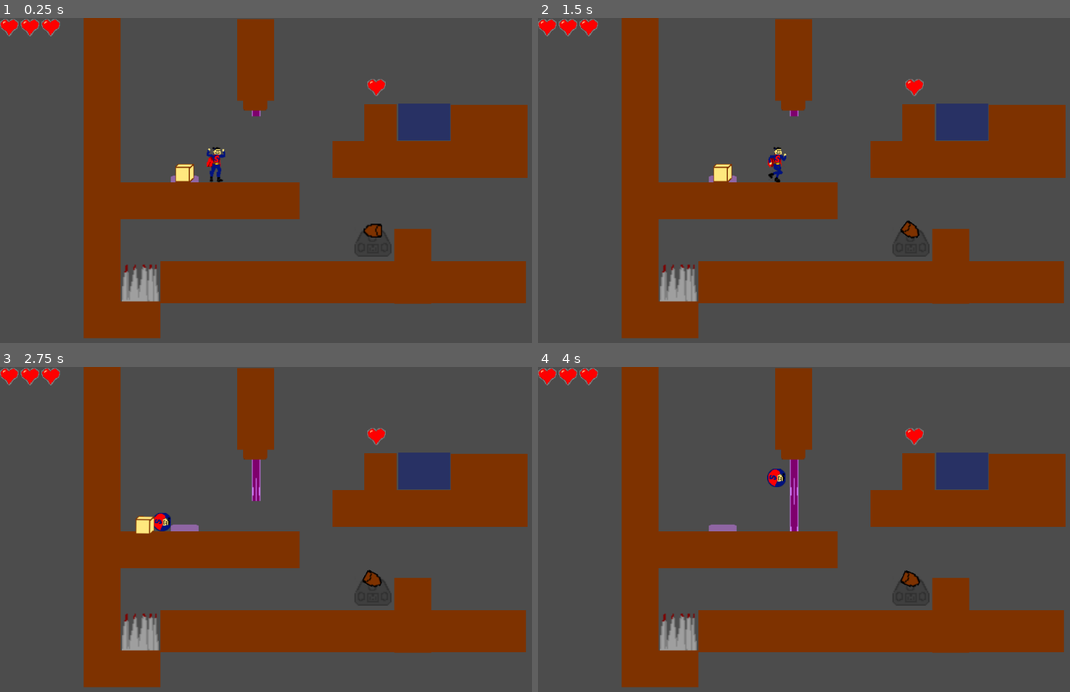
Above: before the commit, frames 1-4 (two rows, left to right).
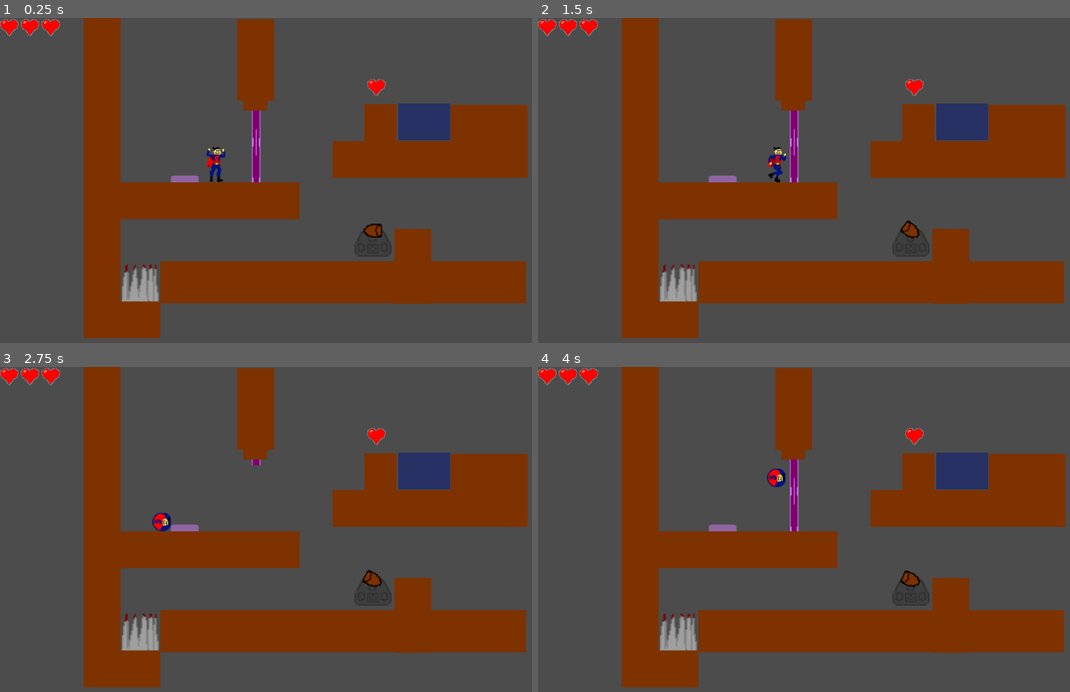
Above: after the commit, the same moments.

Repository: epielemeier/SacrificialSam
Game: Godot game, scene res://Level.tscn
Two runs of this game, one before a commit and one after it. Both use one fixed random seed, a clock stepped at 60 frames per second and the inputs below.
Inputs:
- Up to frame 1 (0.25 s): no input
- Up to frame 2 (1.5 s): tap Enter at 0.5 s; hold Z (dash) 0.53-1.28 s; hold Right (ui_right) from 0.53 s (still down); tap Space (ui_select) at 0.77 s; tap X (interact) at 1.35 s
- Up to frame 3 (2.75 s): tap Space (ui_select) at 1.52 s; release Right (ui_right) at 2.03 s; hold Left (ui_left) from 2.03 s (still down); tap C (shrink) at 2.1 s
- Up to frame 4 (4 s): release Left (ui_left) at 2.78 s; hold Right (ui_right) from 2.78 s (still down); tap Z (dash) at 2.85 s; tap Space (ui_select) at 3.02, 3.77 s; tap X (interact) at 3.6 s

The runs differ from the first frame. In frame 1, 0.6% of the frame differs, in the area x 32-50%, y 30-51%; in frame 2, 0.6%; in frame 3, 0.4%; in frame 4, nothing differs.
Error in both runs: Attempt to call function 'is_interacting_with' in base 'null instance' on a null instance. (res://Level.gd:55)

Commit message:
Pressure plate supports multiple bodies inside it

Diff:
--- a/Door.gd
+++ b/Door.gd
@@ -1,16 +1,16 @@
 extends StaticBody2D
 
 func ready():
-	close(null)
+	close()
 
-func close(body):
+func close():
 	$DoorTween.interpolate_property($TextureProgress, "value",
 		$TextureProgress.value, 100, 1,
 		Tween.TRANS_LINEAR, Tween.EASE_IN_OUT)
 	$DoorTween.start()
 	$CollisionShape2D.disabled = false
 
-func open(body):
+func open():
 	$DoorTween.interpolate_property($TextureProgress, "value",
 		$TextureProgress.value, 20, 1,
 		Tween.TRANS_LINEAR, Tween.EASE_IN_OUT)
--- a/Door.tscn
+++ b/Door.tscn
@@ -9,7 +9,7 @@
 custom_solver_bias = 0.0
 extents = Vector2( 10, 11.4789 )
 
-[node name="Door" type="StaticBody2D" index="0"]
+[node name="Door" type="StaticBody2D"]
 
 input_pickable = false
 collision_layer = 16
--- a/Level.gd
+++ b/Level.gd
@@ -12,8 +12,8 @@
 		child.connect("area_exited", self, "_on_WaterTile_area_exited")
 	for child in $HeartCollectibles.get_children():
 		child.connect("body_entered", self, "_on_HeartCollectible_body_entered", [child])
-	$PressurePlate.connect("body_entered", $Door, "open")
-	$PressurePlate.connect("body_exited", $Door, "close")
+	$PressurePlate.connect("is_pressed", $Door, "open")
+	$PressurePlate.connect("is_not_pressed", $Door, "close")
 	#$Victim.connect("give_equipment", self, "_on_Victim_give_equipment")
 	$Hero.connect("interacting", self, "_on_Hero_interacting")
 	$Tank.connect("bullet_hit", self, "_on_Bullet_hit")
--- a/Level.tscn
+++ b/Level.tscn
@@ -10,9 +10,8 @@
 [ext_resource path="res://HeartCollectible.tscn" type="PackedScene" id=8]
 [ext_resource path="res://Door.tscn" type="PackedScene" id=9]
 [ext_resource path="res://PressurePlate.tscn" type="PackedScene" id=10]
-[ext_resource path="res://Box.tscn" type="PackedScene" id=11]
 
-[node name="Level" type="Node"]
+[node name="Level" type="Node" index="0"]
 
 script = ExtResource( 1 )
 
@@ -108,7 +107,3 @@
 [node name="PressurePlate" parent="." index="8" instance=ExtResource( 10 )]
 
 position = Vector2( 320, 280 )
-
-[node name="Box" parent="." index="9" instance=ExtResource( 11 )]
-
-position = Vector2( 320, 270 )
--- /dev/null
+++ b/PressurePlate.gd
@@ -0,0 +1,20 @@
+extends Area2D
+
+signal is_pressed
+signal is_not_pressed
+
+var body_count = 0
+
+func _ready():
+	self.connect("body_entered", self, "on_body_entered")
+	self.connect("body_exited", self, "on_body_exited")
+
+func on_body_entered(body):
+	body_count += 1
+	if body_count == 1:
+		emit_signal("is_pressed")
+
+func on_body_exited(body):
+	body_count -= 1
+	if body_count == 0:
+		emit_signal("is_not_pressed")
--- a/PressurePlate.tscn
+++ b/PressurePlate.tscn
@@ -1,6 +1,7 @@
-[gd_scene load_steps=3 format=2]
+[gd_scene load_steps=4 format=2]
 
-[ext_resource path="res://art/pressure_plate.png" type="Texture" id=1]
+[ext_resource path="res://PressurePlate.gd" type="Script" id=1]
+[ext_resource path="res://art/pressure_plate.png" type="Texture" id=2]
 
 [sub_resource type="RectangleShape2D" id=1]
 
@@ -17,6 +18,7 @@
 collision_layer = 16
 audio_bus_override = false
 audio_bus_name = "Master"
+script = ExtResource( 1 )
 _sections_unfolded = [ "Collision" ]
 
 [node name="CollisionShape2D" type="CollisionShape2D" parent="." index="0"]
Not shown: 1 places in Level.tscn that only renumber resources
Not shown: 1 places in PressurePlate.tscn that only renumber resources
